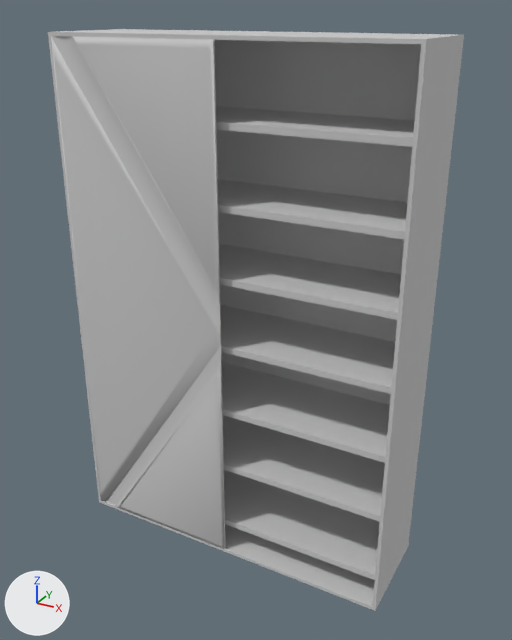
Renders of the FBX model Gamelab-Jaar3-UnityProject/Assets/Sourcefiles/Art/Area01/3D_ENV_CC_CLOSET/3D_ENV_CC_Closet.FBX from each side of a commit.
Both versions are drawn from a camera (50 mm lens) standing at (0.839, -1.576, 1.555) and looking at (-0.061, 0.06, 0.737). Arrows for +X, +Y and +Z are at lower left; the lights stay in place. Where no turn or scale is listed for an object, it has been applied to the vertices.

The first picture shows '3D_ENV_GEN_CLOSET', 'Door left'.
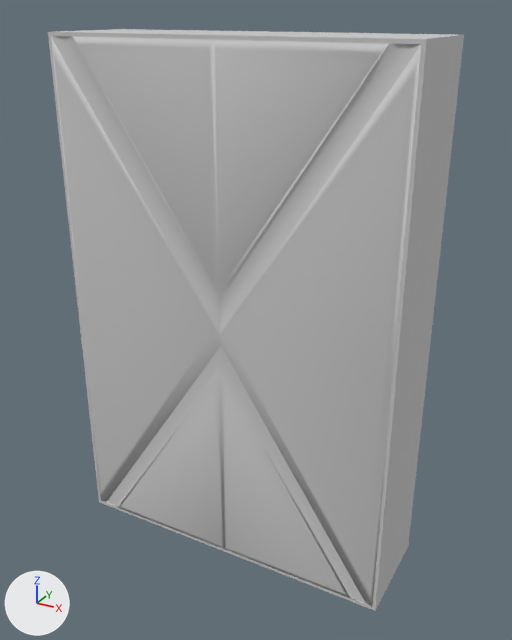
Where the change shows, as pixel boxes [x1, y1, x2, y2] in the pictures (512 x 640 px):
'Door Right', added: after [213, 40, 421, 606]
'3D_ENV_GEN_CLOSET', unchanged, covered by the edit: [48, 29, 464, 611] in both

The change, as a list of edits to the scene's bpy script:
```text
Add me_mesh_002:
    me_mesh_002.from_pydata(...)  # 56 vertices, 55 faces; spans x -0.1..48.6, y -0.1..147.9, z -0.3..1.4
    me_mesh_002.materials.append(mat_doors)  # light grey #cacaca
Add ob_door_right:
    ob_door_right = bpy.data.objects.new('Door Right', me_mesh_002)
    ob_door_right.parent = ob_3d_env_gen_closet
    ob_door_right.location = (48.96, -14.8, 1.13)
    ob_door_right.rotation_euler = (1.571, 0.0, 0.0)  # degrees (90, 0, 0)
    ob_door_right.scale = (-1.0, 1.0, 1.0)
```
